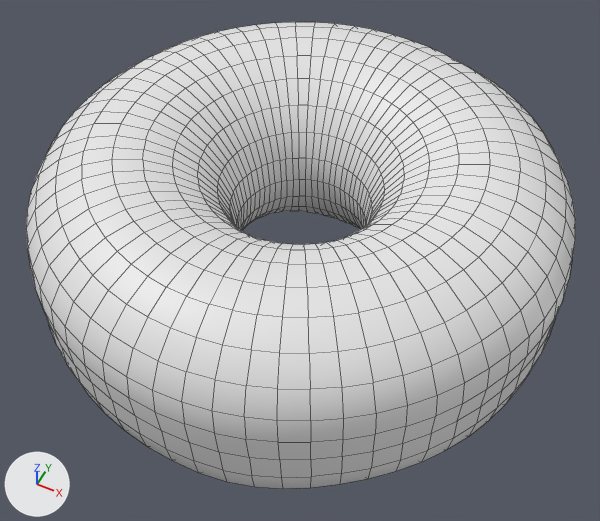
One commit to the Blender file donut.blend: the scene before it, then after it.
The view is the same before and after, from a 50 mm camera at (0.593, -1.191, 1.364) aimed at (0.02, -0.045, -0.069). Arrows for +X, +Y and +Z are at lower left; the lights stay in place. Mesh edges are drawn as thin lines.
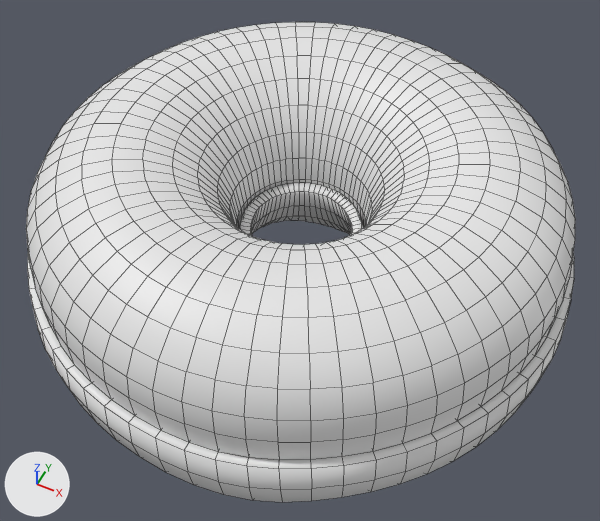
Location of each change, (x1, y1, x2, y2) in pixels of the pictures (600 x 521 px):
'Icing', added: after (27, 183, 574, 502)

What changed in the scene script:
```text
Add me_torus_002:
    me_torus_002.from_pydata(...)  # 225 vertices, 192 faces, 1 loose edge; spans x -0.628..0.607, y -0.606..0.603, z -0.303..0.012
    me_torus_002.polygons.foreach_set('use_smooth', [True] * 192)
Add ob_icing:
    ob_icing = bpy.data.objects.new('Icing', me_torus_002)
    ob_icing.location = (0.0, 0.0, 0.0)
    _m = ob_icing.modifiers.new('Subdivision', 'SUBSURF')
    _m.render_levels = 1
    _m = ob_icing.modifiers.new('Solidify', 'SOLIDIFY')
    _m.thickness = 0.025
    _m.offset = 1.0
```
